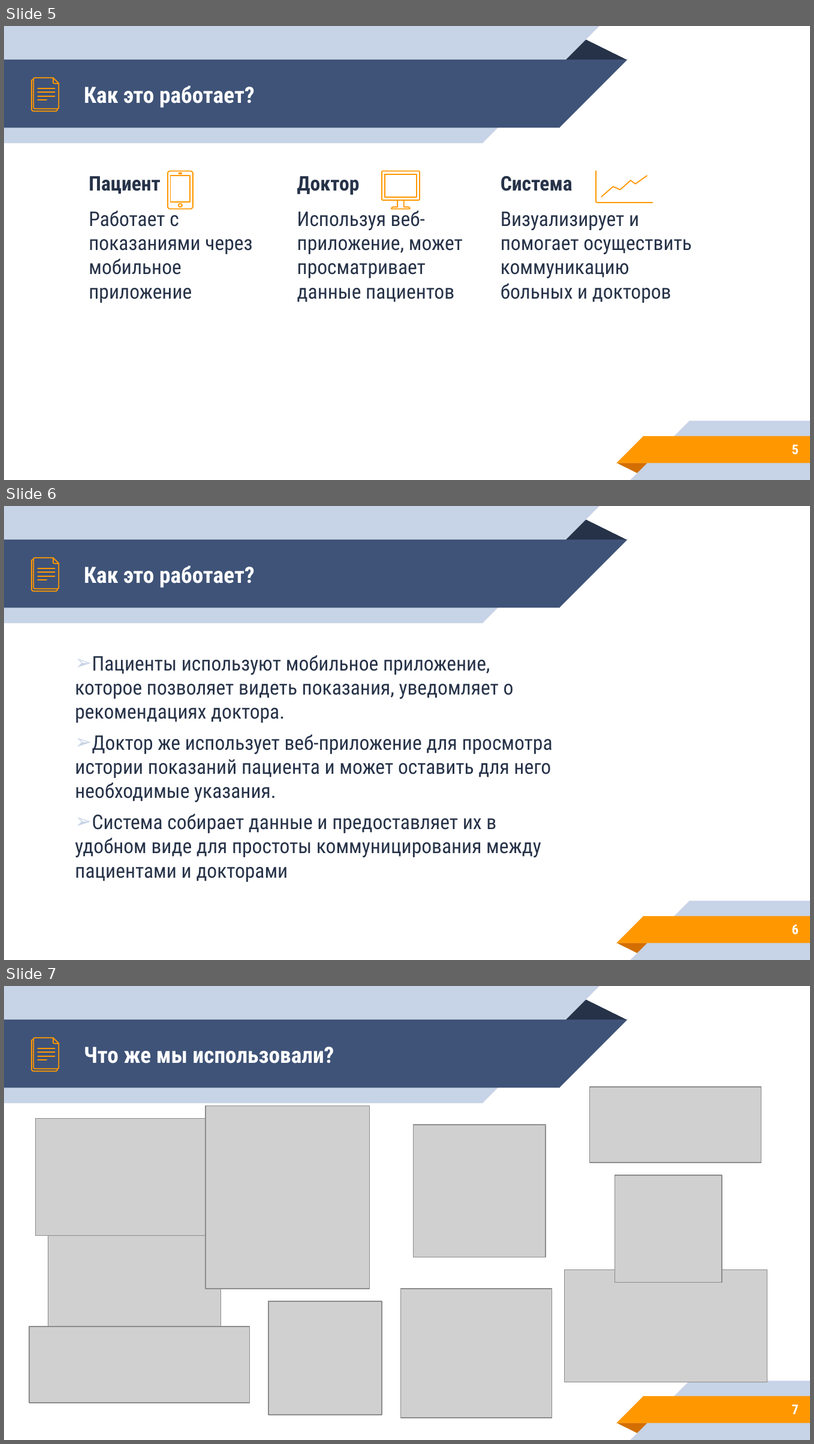
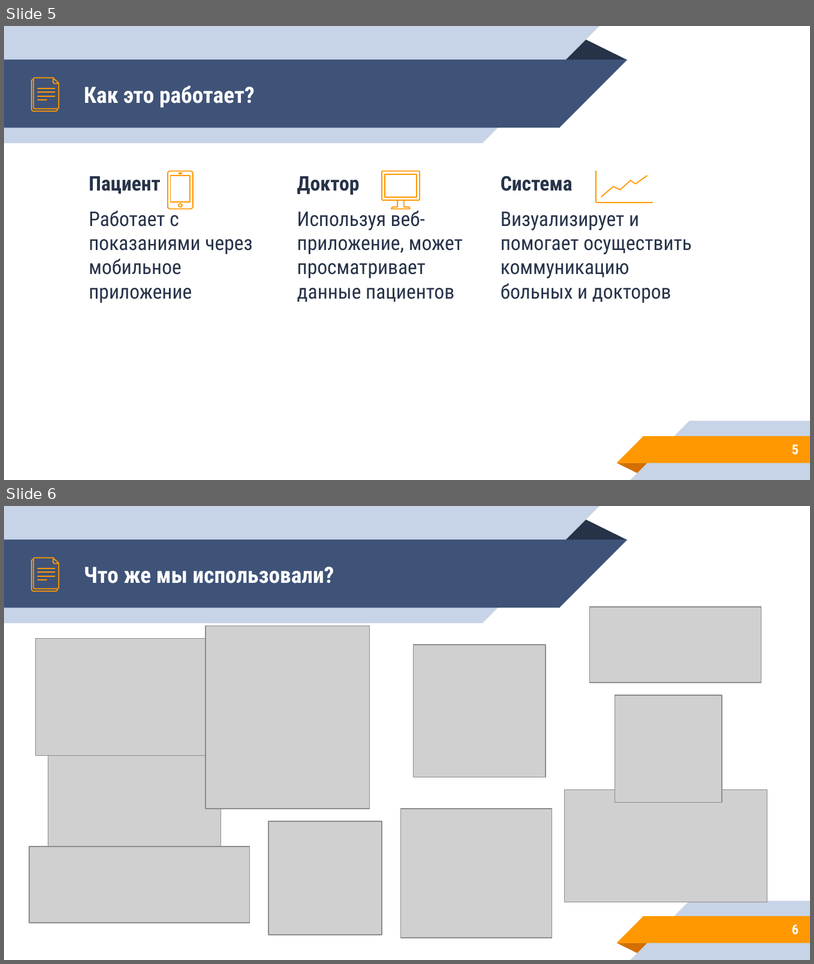
Before and after one commit to KochankovID/hacatone_miac, a slide deck: visual/Danko.pptx. Shown one above the other, each under a label of ours: slides 5, 6 and 7 before the commit, slides 5 and 6 after it. The pictures are 814x1444 and 814x964 pixels, drawn with LibreOffice and Linux fonts; fonts in the diff are those of the drawing; grey boxes stand for pictures. Boxes give left, top, right and bottom in pixels: in the first picture for what was removed or moved away, otherwise in the second. Text is boxed around its words. In the diff, an @@ line names an element or a change of style, - is before the commit and + after.

```diff
--- a/visual/Danko.pptx
+++ b/visual/Danko.pptx
@@ slide 6 removed at (4, 506, 810, 960), background #FFFFFF; not listed: 10 template elements that a slide beside it also shows @@
@@ group removed at (32, 558, 59, 591): 7 freeform shapes @@
@@ title removed at (84, 565, 255, 588) @@
-Как это работает?
@@ text removed at (75, 655, 553, 882) @@
-➢ Пациенты используют мобильное приложение, которое позволяет видеть показания, уведомляет о рекомендациях доктора.
-➢ Доктор же использует веб-приложение для просмотра истории показаний пациента и может оставить для него необходимые указания.
-➢ Система собирает данные и предоставляет их в удобном виде для простоты коммуницирования между пациентами и докторами
@@ page number removed at (792, 924, 799, 934) @@
-6
@@ what was slide 7 is now slide 6 @@
@@ page number at (792, 924, 799, 934): text changed @@
-7
+6
```
Also in this commit, not shown: 7 slides changed, 4 slides added, 7 other slides removed, 9 other files.
